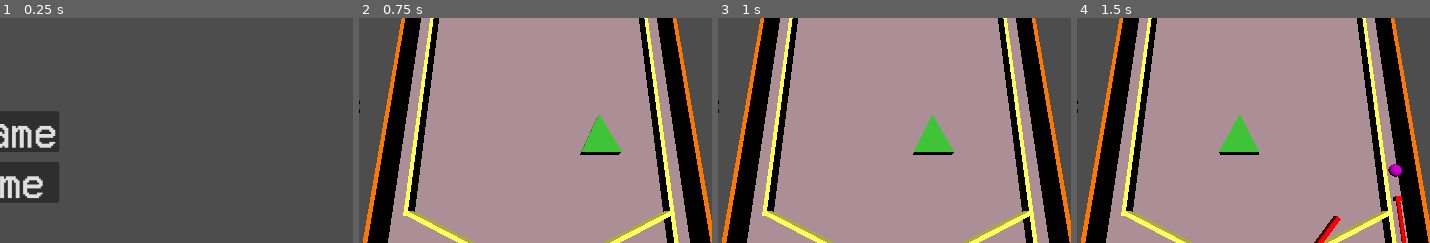
Above: before the commit, frames 1-4 (left to right).
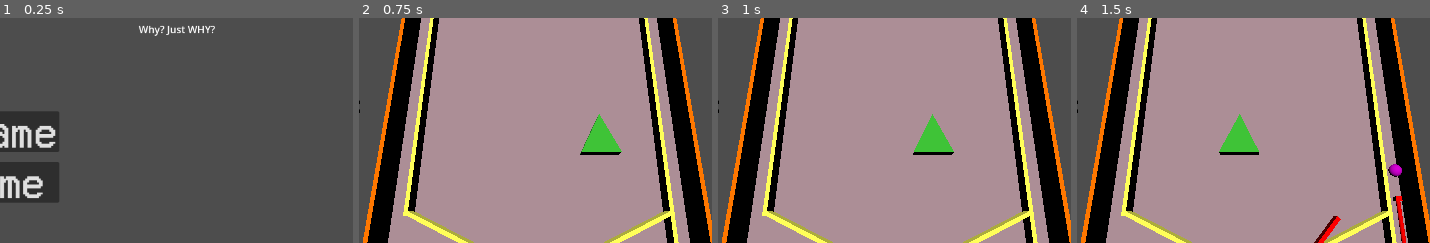
Above: after the commit, the same moments.

Repository: DrOtter3000/chaospinball
Game: Godot game, scene res://menu.tscn
Two runs of this game, one before a commit and one after it. Both use one fixed random seed, a clock stepped at 60 frames per second and the inputs below.
Inputs:
- Up to frame 1 (0.25 s): no input
- Up to frame 2 (0.75 s): click "Start Game" at 0.5 s
- Up to frame 3 (1 s): no input
- Up to frame 4 (1.5 s): tap Enter (newball) at 1.25 s; hold D (right) from 1.28 s (still down); hold Space (fire) from 1.28 s (still down)
The pictures show only the part of the screen within x 26-76%, y 27-77%; the shares and areas given below are measured in that part.

The runs differ from the first frame. In frame 1, 0.4% of the frame differs, in the area x 39-61%, y 3-8%; in frame 2, nothing differs; in frame 3, nothing differs; in frame 4, nothing differs.

Commit message:
add main menu messages

Diff:
--- a/menu.gd
+++ b/menu.gd
@@ -1,4 +1,13 @@
 extends Control
+
+
+var quote_array = ["Chaos can be boring too", "Boring can be annoying too", "All sounds DIY... next time I will use bought ones again", "Upsi Woopsi, a wittle fuckoboingo", "Why? Just WHY?"]
+
+
+func _ready():
+	randomize()
+	var random_text = quote_array[randi_range(0, quote_array.size() -1)]
+	$LblSubtitle.text = random_text
 
 
 func _on_btn_start_pressed():
--- a/menu.tscn
+++ b/menu.tscn
@@ -33,6 +33,14 @@
 text = "Chaos Pinball"
 horizontal_alignment = 1
 
+[node name="LblSubtitle" type="Label" parent="."]
+layout_mode = 0
+offset_top = 200.0
+offset_right = 1272.0
+offset_bottom = 226.0
+text = "Chaos can be boring too... and boring can be annoying too"
+horizontal_alignment = 1
+
 [node name="HBoxContainer" type="HBoxContainer" parent="."]
 layout_mode = 1
 anchors_preset = 15
